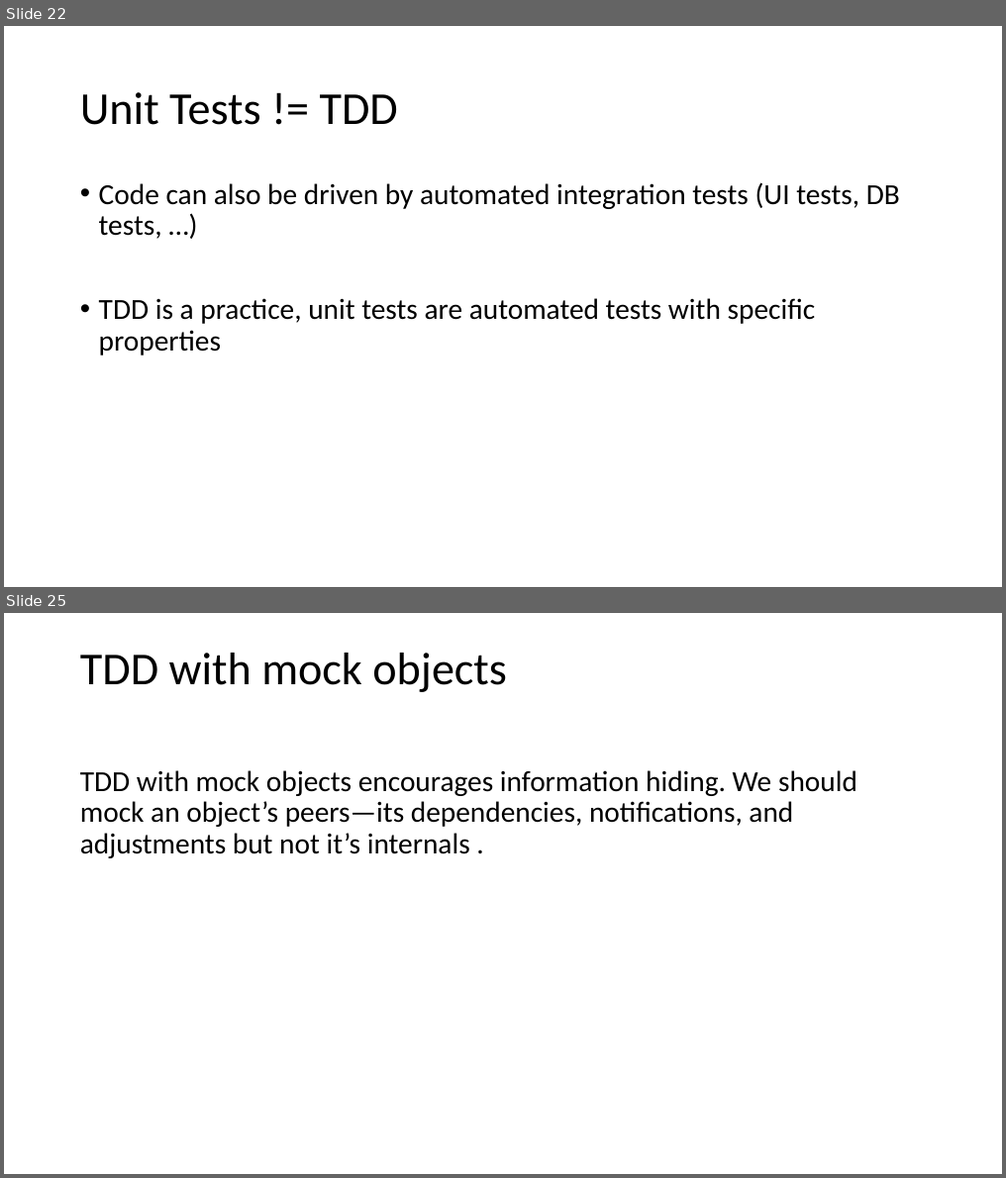
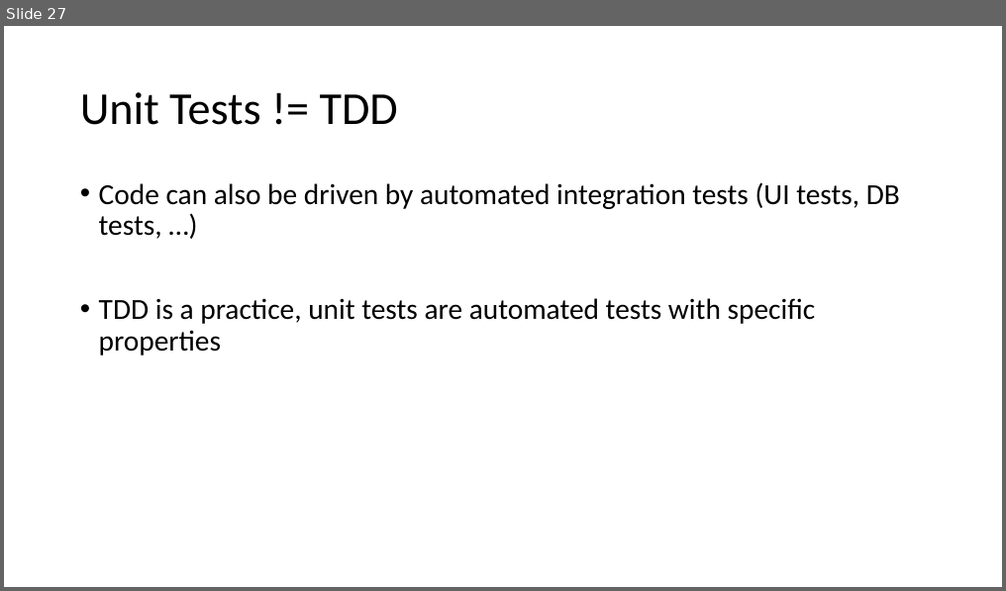
Before and after one commit to SunilPrasad/GithubRepo, a slide deck: TDDExamples/Persentation/TDD.pptx. Shown one above the other, each under a label of ours: slides 22 and 25 before the commit, slide 27 after it; the slides between them are not shown. The pictures are 1006x1178 and 1006x591 pixels, drawn with LibreOffice and Linux fonts; fonts in the diff are those of the drawing. Boxes give left, top, right and bottom in pixels: in the first picture for what was removed or moved away, otherwise in the second. Text is boxed around its words. In the diff, an @@ line names an element or a change of style, - is before the commit and + after.

```diff
--- a/TDDExamples/Persentation/TDD.pptx
+++ b/TDDExamples/Persentation/TDD.pptx
@@ slide 25 removed at (x1=4, y1=613, x2=1002, y2=1174), background #FFFFFF @@
@@ title removed at (x1=80, y1=653, x2=507, y2=692) @@
-TDD with mock objects
@@ text removed at (x1=80, y1=770, x2=857, y2=859) @@
-TDD with mock objects encourages information hiding. We should mock an object’s peers—its dependencies, notifications, and adjustments but not it’s internals .
@@ what was slide 22 is now slide 27 @@
```
Also in this commit, not shown: 4 slides changed, 4 slides added, 11 other slides removed.
